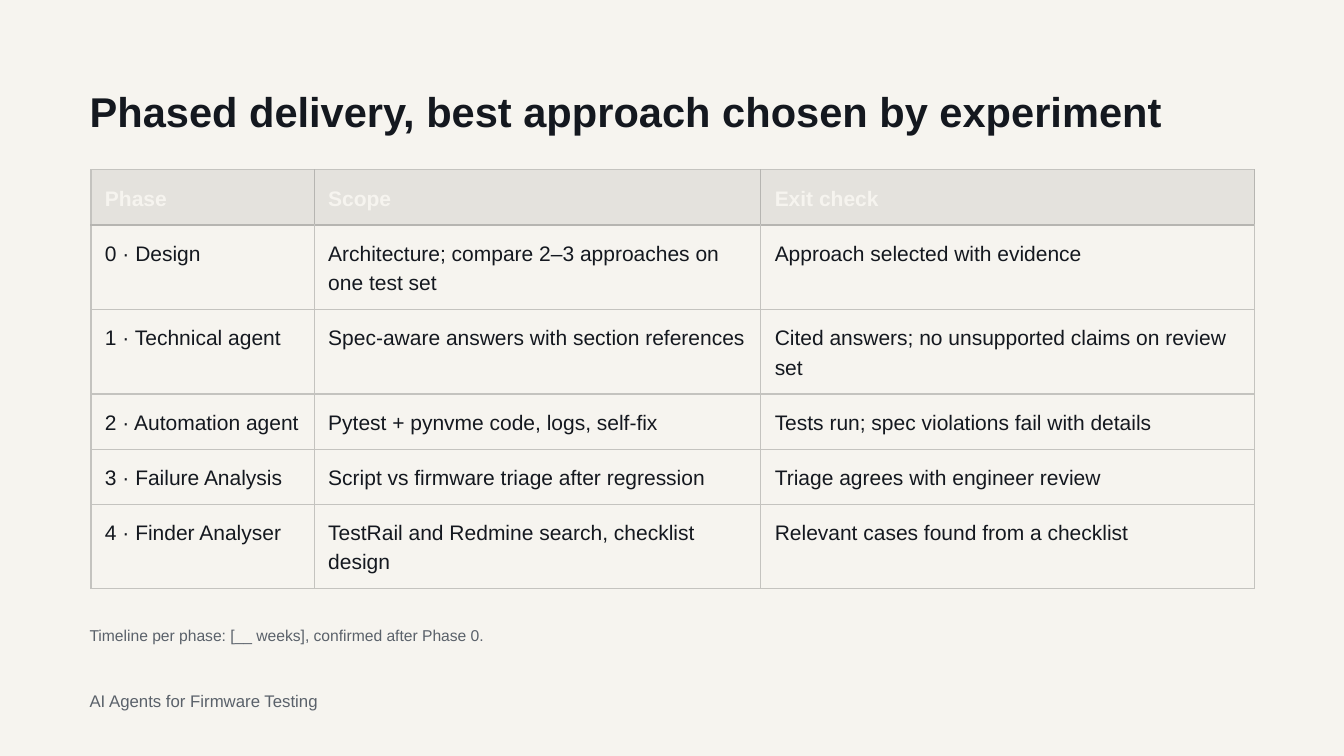
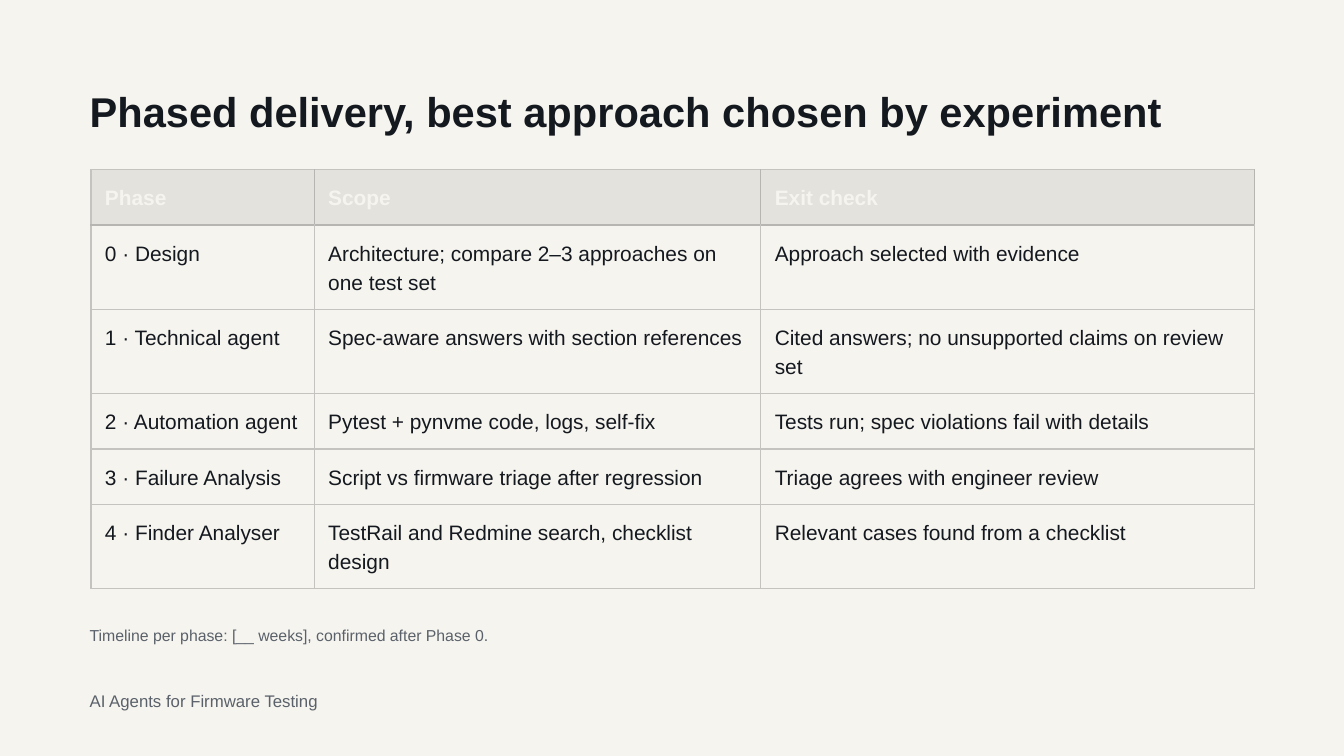
Before and after one commit to darkknight2301/AI-Platform, a slide deck: slide 11 of temp/AI Agents for Firmware Testing POC to Project Approval.pptx. Drawn at 1344x756 pixels with LibreOffice and Linux fonts; fonts in the diff are those of the drawing. Boxes give left, top, right and bottom in pixels: in the first picture for what was removed or moved away, otherwise in the second. Text is boxed around its words. In the diff, an @@ line names an element or a change of style, - is before the commit and + after.

```diff
--- a/temp/AI Agents for Firmware Testing POC to Project Approval.pptx
+++ b/temp/AI Agents for Firmware Testing POC to Project Approval.pptx
@@ table at (91,169,1255,589) @@
@@ size 15 to 14.9 pt @@
@@ line spacing 21pt to 20.9pt @@
@@ text "Timeline per phase: [__ weeks], ..." at (90,629,488,645): line spacing 15.7pt to 15.8pt @@
```
Also in this commit, not shown: 5 other slides changed, 3 slides added.
